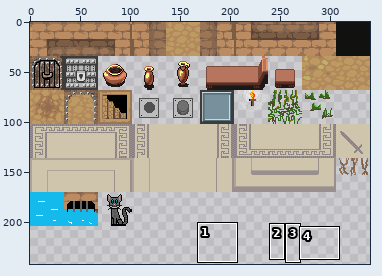
One commit to this sprite sheet: assets/tilemaps/tilemap2.png. The picture above shows the old version from afar; the outline marks the close-up.
Close-up. First the earlier version:
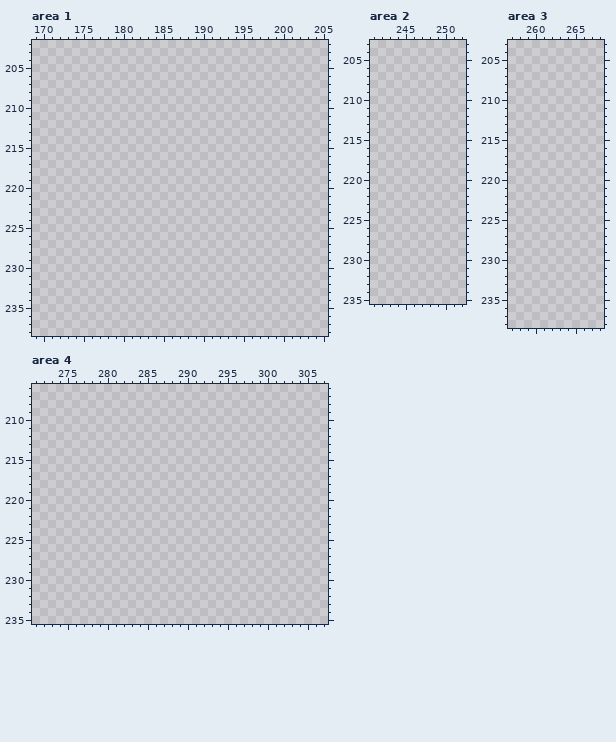
The file is 340x340 pixels. Pixels under 10% opacity are left out. Colours within 5 levels of each other are drawn and written as one. Shown: area 1: x 169..205, y 202..238; area 2: x 241..252, y 203..235; area 3: x 257..268, y 203..238; area 4: x 271..307, y 206..235. The wide view leaves out empty margins. The commit also changed other parts of the picture, which this record leaves out.
Palette (. is transparent): 
Now the later version:
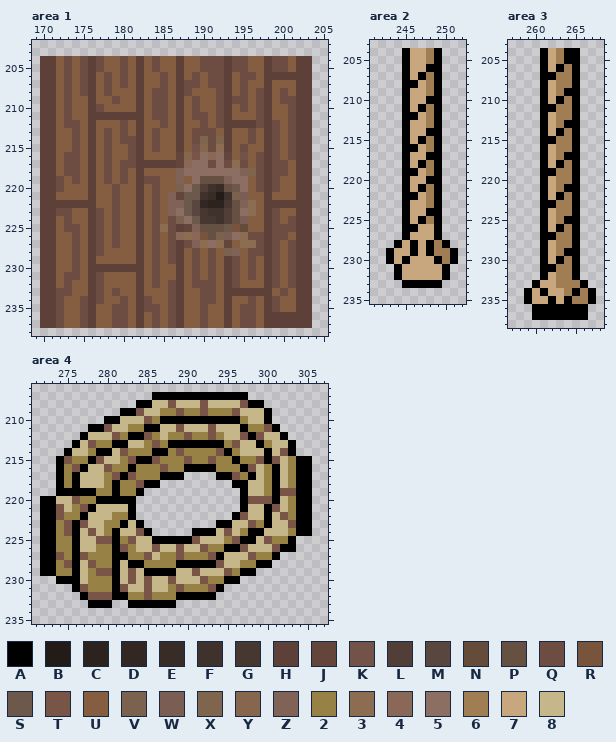
Colours new in this view: A #000000  B #231b18  C #2c231f  D #322723  E #382c27  F #3f312c  G #473731  H #5d4037  J #63453c  K #735349  L #503e37  M #59463e  N #644b3a  P #655041  Q #6d4c41  R #77543b  S #6c594b  T #795548  U #855e42  V #7a624e  W #7a5e54  X #80654e  Y #86674e  Z #816257  2 #978145  3 #8d6d52  4 #8a6858  5 #8d6e63  6 #a07d53  7 #c8a77e  8 #c5b78a
What changed:
Changed rows in their new state; - is an unchanged pixel.
Area 1:
first column x 170:
204 HHUQUQHQUUQUHUQUUHUUQQQHQQUUHQQUHH
205 HHUQUQHQUUQUHUQUUHUUQQQHQQUUHQQUHH
206 HHUQUQHUQUQUHUUQUHUQUQQHUQQUHHHHHH
207 HHUQUQHUQUQUHUUQUHQQUQQHUQUUHUUUHH
208 HHUQUQHUQUUUHUQQUHQUUUQHUQUQHUQUHH
209 HHUQUUHUUQUUHUQQUHUQUUQHQQUQHUQQHH
210 HHUQUUHQUUUUHUQQUHUQUUQHUQUQHUUQHH
211 HHUQUUHHHHHHHUQQUHUQQUQHUUUQHUUQHH
212 HHUQQUHUUUQUHUUQUHUUQUQHHHHQHQUQHH
213 HHUUQUHUQUQUHUQUUHUQQQUHUUQUHQUQHH
214 HHUUQUHUQUQQHUQUUHUQXQXHUUQUHQUQHH
215 HHUUQUHUQUUQHUQUUHUKYQ3HUQUUHQUQHH
216 HHUQQUHUQUUQHUUUUJYT545JUKUQHQUQHH
217 HHUQQUHUQUQQHHHHHJ455Q5Q3QUQHQQUHH
218 HHUQQUHUQUQUHUUUUZ5555555ZXQHQQUHH
219 HHQUQUHUQUQUHQQUUZU5PPPZ55UQHQUUHH
220 HHQUUUHUUQUUHUQUUV5SLFEPS5UQHQUUHH
221 HHUUUUHUUQUUHUQUZJSSFEBFVWUUHUUUHH
222 HHHHHHHUUQUUHUQUZZSMDCCGPZ3UHHHHHH
223 HHQQUUHQUQUUHUQUZ5SMGFFLP53UHQUUHH
224 HHUQUUHQUQUUHUQUQV5SGGFLPWUUHQUQHH
225 HHUQQUHQUQUUHUQ3QHJZPPPSRNUUHQQQHH
226 HHUUQUHQUQUUHUQUQ434RPVW53QQHQQUHH
227 HHUUQUHQUQUUHUQUQHQZ353JU33QHQUQHH
228 HHUUQUHQUUUUHUQUQHUQUQUVZUQQHQUQHH
229 HHUUQUHUUUUUHUQUQHUQUQUHQUQUHQUQHH
230 HHUUQUHHHHHHHUQUUHUQUQUHQUQUHQUQHH
231 HHUQQUHQUUUUHUQUUHUQUQUHQUQUHQUQHH
232 HHUQUUHQUUUUHUQUQHUQQQUHQUUUHQUQHH
233 HHQQUUHQUQUUHUUUQHUUQQUHHHHHHUQUHH
234 HHQUUQHQUUQUHQUUQHUUQQUHUUQUHQUUHH
235 HHQUUQHUUQQUHQQUQHUUQUUHUQQUHQUUHH
236 HHQUUQHUUQQUHUQUQHUUQUUHUQQUHHHHHH
237 HHQUUQHUUQQUHUQUQHUUQUUHUQQUHHHHHH
Area 2:
first column x 243:
204 --A776A--
205 --A776A--
206 --A77AA--
207 --A7A6A--
208 --AA76A--
209 --A776A--
210 --A77AA--
211 --A7A6A--
212 --AA76A--
213 --A776A--
214 --A77AA--
215 --A7A6A--
216 --AA76A--
217 --A77AA--
218 --A7A6A--
219 --AA76A--
220 --A77AA--
221 --A7A6A--
222 --AA76A--
223 --A776A--
224 --A77AA--
225 --A7A6A--
226 --AA77A--
227 --A777A--
228 -A7A7A6A-
229 A77A7A66A
230 A7A777A6A
231 -A77777A-
232 -A77777A-
233 --AAAAA--
Area 3:
first column x 259:
204 --A76AA--
205 --A76AA--
206 --A7A6A--
207 --AA66A--
208 --A766A--
209 --A76AA--
210 --A7A6A--
211 --AA66A--
212 --A766A--
213 --A76AA--
214 --A7A6A--
215 --AA66A--
216 --A766A--
217 --A76AA--
218 --A7A6A--
219 --AA66A--
220 --A766A--
221 --A76AA--
222 --A7A6A--
223 --AA66A--
224 --A766A--
225 --A76AA--
226 --A7A6A--
227 --AA66A--
228 --A766A--
229 --A76AA--
230 --A7A6A--
231 --AA66A--
232 --A766A--
233 -A77666A-
234 A7A776A6A
235 A77A7A66A
236 -AAAAAAA-
237 -AAAAAAA-
Area 4:
first column x 272:
207 --------------AAAAAAAAAAAA--------
208 ------------AA88T888T8888TAA------
209 ----------AAT8822T22T222T888A-----
210 --------AA888T2AAAAAAAAAA288A-----
211 ------AAT8822AA88T888T888A22TA----
212 -----A888T2AAT2822T22T288TAT88A---
213 ----A8T22AA882T2AAAAAAA2T88A288A--
214 ---A882AA8T222AA2T2222TA2888A8TA--
215 --AT22AT882TAAT222T22T22A22TAT82AA
216 --A2TA88T22A222T22AAAA222AT82A82AA
217 --A2A8882TAT222AAA----AAT2A82A82AA
218 --A2A8882A22TAA---------AA882A82AA
219 --AAAAA22A22A------------A882ATTAA
220 AA88T22AAAAA-------------ATTTA82AA
221 AAT82TA8888A-------------A88AT82AA
222 AAT22A88822A------------AT88A8T2AA
223 AA2TAT8822A8A---------AA88T2A88TAA
224 AA2TA8T82A88TA-----AAA8T82AA8882AA
225 AA22A88TTA2T88AAAAAT8882TAA8T22A--
226 AA22A8822AT288T88T88T22AAT888TAA--
227 AAT2AT222AA22T822T222TA888T22A----
228 AA2TA8T22A8AA2222AAAAAT8822AA-----
229 AA22A82TTA8T8AAAA88T888T2AA-------
230 --AAA8222A8T8T88T888T22AA---------
231 ----AT222AT88T882T222TA-----------
232 -----ATTTAA22T222AAAAA------------
233 ------AAA--AAAAAA-----------------
Pixel boxes of the changes (left, top, right, bottom) in both close-ups:
added: (40, 56, 312, 328)
added: (386, 48, 458, 288)
added: (524, 48, 596, 320)
added: (40, 392, 312, 608)
